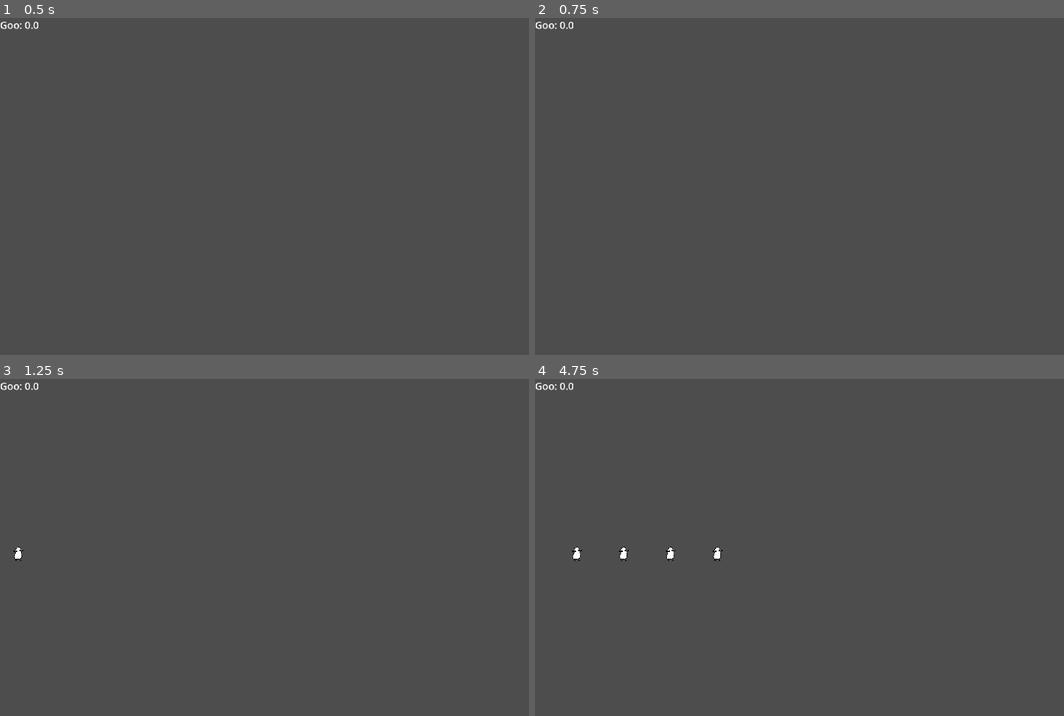
Above: before the commit, frames 1-4 (two rows, left to right).
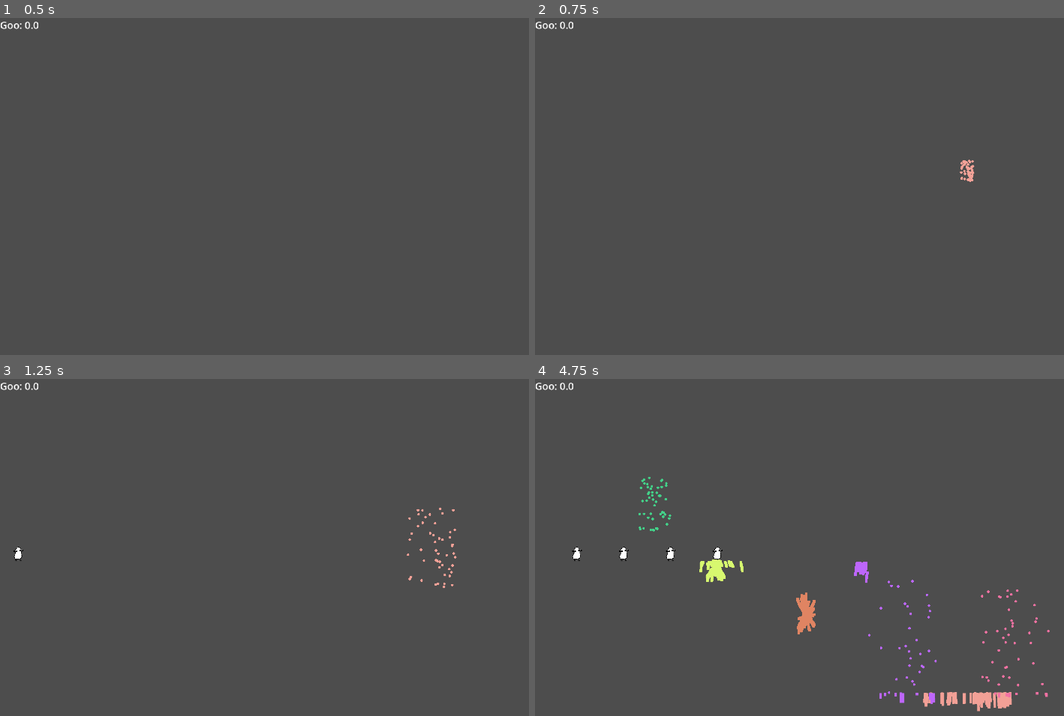
Above: after the commit, the same moments.

Repository: Octoan1/Tinkles-Incremental
Game: Godot game, scene res://main.tscn
Same seed, same stepped clock (60 frames per second), same inputs: the game is played once before the commit and once after it.
Inputs (mouse positions are in pixels of both pictures, inside the frame that each line leads up to):
- Up to frame 1 (0.5 s): no input
- Up to frame 2 (0.75 s): tap Enter at 0.5 s; move the mouse to (968, 169) at 0.52 s; click (968, 169) at 0.6 s
- Up to frame 3 (1.25 s): no input
- Up to frame 4 (4.75 s): move the mouse to (714, 564) at 1.27 s; click (714, 564) at 1.35 s; move the mouse to (894, 473) at 2.02 s; click (894, 473) at 2.1 s; move the mouse to (804, 614) at 2.77 s; click (804, 614) at 2.85 s; move the mouse to (1016, 598) at 3.52 s; click (1016, 598) at 3.6 s; move the mouse to (656, 496) at 4.27 s; click (656, 496) at 4.35 s

Frame 1 is identical in both runs. In frame 2, 0.1% of the frame differs, in the area x 80-84%, y 42-49%; in frame 3, 0.2%; in frame 4, 1.7%, in the area x 19-98%, y 28-99%.

Commit message:
blood splatter

Diff:
--- a/Objects/Lemming/lemming.tscn
+++ b/Objects/Lemming/lemming.tscn
@@ -2,7 +2,7 @@
 
 [ext_resource type="Script" uid="uid://glckswiwl5do" path="res://Objects/Lemming/lemming.gd" id="1_bs02x"]
 [ext_resource type="Script" uid="uid://bdyoml78tf5ct" path="res://Objects/Lemming/ray_cast_2d.gd" id="2_1qkcv"]
-[ext_resource type="Texture2D" uid="uid://uocab58n6xsf" path="res://Asesprite/lemming_mockup_small.png" id="2_4ypp3"]
+[ext_resource type="Texture2D" uid="uid://uocab58n6xsf" path="res://Assets/Asesprite/lemming_mockup_small.png" id="2_4ypp3"]
 
 [sub_resource type="RectangleShape2D" id="RectangleShape2D_bs02x"]
 size = Vector2(35, 48)
--- /dev/null
+++ b/Objects/Particle/blood_particle.gd
@@ -0,0 +1,74 @@
+extends Area2D
+
+@export var color: Color = Color.WHITE
+
+var is_colliding: bool = false
+
+#Random the blood inital movement
+var vspeed : float = randf_range(-5.0,5.0)
+var hspeed : float = randf_range(-3.0,3.0)
+var blood_acc : float = randf_range(0.05,0.1)
+
+var do_wobble: bool = false
+
+#Random how long blood particles live for
+var max_count: float = randf_range(10,50)
+var count: int  = 0
+
+func _ready() -> void:
+	self.modulate = color
+
+func _physics_process(_delta: float) -> void:
+	HandleBloodMovement()
+
+	if is_colliding:
+		Surface.draw_blood(position, color)
+
+	if(position.y > 2000):
+		queue_free()
+
+
+func HandleBloodMovement() -> void:
+	if(!is_colliding): # in the air
+		do_wobble = false
+		vspeed = lerp(vspeed,5.0,0.02)
+		hspeed = lerp(hspeed,0.0,0.02)
+		visible = true
+
+	else: # touching platform
+
+		#Count increase until max_count, then delete
+		count += 1
+		if(count > max_count) : queue_free()
+
+		#We make sure blood drop faster than 3, slowly reduce speed
+		if (vspeed > 3) : vspeed = 3
+		vspeed = lerp(vspeed,0.1,blood_acc)
+
+		#If we're moving downwards in a line, add wobble
+		if(hspeed > 0.1 or hspeed < -0.1):
+			hspeed = lerp(hspeed,0.0,0.1)
+		else:
+			do_wobble = true
+
+		visible = false
+
+	#we add random wobble when moving downwards to avoid str8 lines
+	if(do_wobble):
+		hspeed += randf_range(-0.01,0.01)
+		hspeed = clamp(hspeed,-0.1,0.1)
+
+	#update our position based on the vspeed and hspeed
+	position.y += vspeed
+	position.x += hspeed
+
+
+
+func _on_body_entered(_body: Node2D) -> void:
+	is_colliding = true
+	pass # Replace with function body.
+
+
+func _on_body_exited(_body: Node2D) -> void:
+	is_colliding = false
+	pass # Replace with function body.
--- /dev/null
+++ b/Objects/Particle/blood_particle.tscn
@@ -0,0 +1,20 @@
+[gd_scene format=3 uid="uid://c2cm12b4gs3yf"]
+
+[ext_resource type="Texture2D" uid="uid://xhlfacapinxx" path="res://Assets/Asesprite/blood_particle.png" id="1_42iko"]
+[ext_resource type="Script" uid="uid://bchsi3sfpyfnn" path="res://Objects/Particle/blood_particle.gd" id="1_c1fgt"]
+
+[sub_resource type="CircleShape2D" id="CircleShape2D_42iko"]
+radius = 3.0
+
+[node name="BloodParticle" type="Area2D" unique_id=1269094331]
+collision_layer = 0
+script = ExtResource("1_c1fgt")
+
+[node name="Sprite2D" type="Sprite2D" parent="." unique_id=18546094]
+texture = ExtResource("1_42iko")
+
+[node name="CollisionShape2D" type="CollisionShape2D" parent="." unique_id=1737599413]
+shape = SubResource("CircleShape2D_42iko")
+
+[connection signal="body_entered" from="." to="." method="_on_body_entered"]
+[connection signal="body_exited" from="." to="." method="_on_body_exited"]
--- /dev/null
+++ b/Objects/Particle/particle_manager.gd
@@ -0,0 +1,13 @@
+extends Node2D
+
+@export var Blood: PackedScene
+@export var BloodParticlesCount: int = 50
+
+func _process(_delta: float) -> void:
+	if Input.is_action_just_pressed("mb_left"):
+		var color: Color = Color(randf(), randf(), randf())
+		for i: int in range(BloodParticlesCount):
+			var blood_instance : Area2D = Blood.instantiate()
+			blood_instance.color = color
+			blood_instance.global_position = get_global_mouse_position()
+			add_child(blood_instance)
--- /dev/null
+++ b/Objects/Particle/surface.gd
@@ -0,0 +1,38 @@
+extends Sprite2D
+
+#Images
+var surface_image : Image = Image.new()
+var blood_image : Image = Image.new()
+
+#What we use to convert images to textures
+var surface_texture : ImageTexture = ImageTexture.new()
+
+var blood_size : Vector2
+
+func _ready() -> void:
+	#great transparent image
+	surface_image = Image.create(2000,2000,false,Image.FORMAT_RGBA8)
+	surface_image.fill(Color(0,0,0,0))
+
+	#Load our blood image, make sure formats match
+	blood_image.load("res://Assets/Asesprite/blood_particle.png")
+	blood_image.convert(Image.FORMAT_RGBA8)
+	blood_size = blood_image.get_size()
+
+func draw_blood(draw_pos : Vector2, color: Color) -> void:
+	#stamp the blood on to surface
+	blood_image.fill(color)
+	surface_image.blit_rect(blood_image,Rect2i(Vector2(0,0),blood_size),draw_pos)
+
+func _physics_process(_delta: float) -> void:
+	texture = ImageTexture.create_from_image(surface_image)
+
+func SaveBloodTexture() -> void:
+	surface_image.save_png("res://BloodScreenTexture.png")
+
+func LoadBloodTexture() -> void:
+	surface_image = Image.load_from_file("res://BloodScreenTexture.png")
+	texture = ImageTexture.create_from_image(surface_image)
+
+func ClearTexture() -> void:
+	surface_image.fill(Color(0,0,0,0))
--- /dev/null
+++ b/Objects/Particle/surface.tscn
@@ -0,0 +1,10 @@
+[gd_scene format=3 uid="uid://bh8lxeiky1jnu"]
+
+[ext_resource type="Texture2D" uid="uid://xhlfacapinxx" path="res://Assets/Asesprite/blood_particle.png" id="1_slknx"]
+[ext_resource type="Script" uid="uid://8h0kb1mhmjyp" path="res://Objects/Particle/surface.gd" id="2_wkkwd"]
+
+[node name="Surface" type="Sprite2D" unique_id=458917289]
+z_index = 4000
+texture = ExtResource("1_slknx")
+centered = false
+script = ExtResource("2_wkkwd")
--- a/main.tscn
+++ b/main.tscn
@@ -1,7 +1,9 @@
 [gd_scene format=3 uid="uid://byqrbl5ekqen8"]
 
 [ext_resource type="Script" uid="uid://0p1qsoxpibrv" path="res://Game Logic/lemming_spawner.gd" id="1_ig7tw"]
+[ext_resource type="Script" uid="uid://fwjhxctb4gix" path="res://Objects/Particle/particle_manager.gd" id="1_lquwl"]
 [ext_resource type="PackedScene" uid="uid://c0arlauc1koa8" path="res://Objects/Lemming/lemming.tscn" id="2_0xm2m"]
+[ext_resource type="PackedScene" uid="uid://c2cm12b4gs3yf" path="res://Objects/Particle/blood_particle.tscn" id="2_7mycd"]
 [ext_resource type="PackedScene" uid="uid://ci8eqs22jrag3" path="res://Game Logic/damage_area.tscn" id="3_h2yge"]
 [ext_resource type="Script" uid="uid://ttsgpucekkd3" path="res://UI/ui.gd" id="4_1bvp3"]
 
@@ -15,6 +17,10 @@
 size = Vector2(31.097046, 22)
 
 [node name="Main" type="Node" unique_id=1833770416]
+
+[node name="ParticleManager" type="Node2D" parent="." unique_id=1109907760]
+script = ExtResource("1_lquwl")
+Blood = ExtResource("2_7mycd")
 
 [node name="StaticBody2D" type="StaticBody2D" parent="." unique_id=1191487133]
 
--- a/project.godot
+++ b/project.godot
@@ -18,6 +18,7 @@
 [autoload]
 
 GameManager="*uid://dcpnmeuby7xwg"
+Surface="*uid://bh8lxeiky1jnu"
 
 [debug]
 
@@ -41,6 +42,14 @@
 "res://UI/": "green"
 }
 
+[input]
+
+mb_left={
+"deadzone": 0.2,
+"events": [Object(InputEventMouseButton,"resource_local_to_scene":false,"resource_name":"","device":-1,"window_id":0,"alt_pressed":false,"shift_pressed":false,"ctrl_pressed":false,"meta_pressed":false,"button_mask":0,"position":Vector2(0, 0),"global_position":Vector2(0, 0),"factor":1.0,"button_index":1,"canceled":false,"pressed":false,"double_click":false,"script":null)
+]
+}
+
 [layer_names]
 
 2d_physics/layer_1="Ground"
Binary file removed: Asesprite/lemming_mockup_small.aseprite
Binary file added: Assets/Asesprite/blood_particle.png
Not shown, changed: Assets/Asesprite/blood_particle.png.import
Renamed: Asesprite/lemming_mockup_small.png -> Assets/Asesprite/lemming_mockup_small.png
Not shown, added: Assets/Asesprite/lemming_mockup_small.png.import
Not shown, added: Objects/Particle/blood_particle.gd.uid
Not shown, added: Objects/Particle/particle_manager.gd.uid
Not shown, added: Objects/Particle/surface.gd.uid
